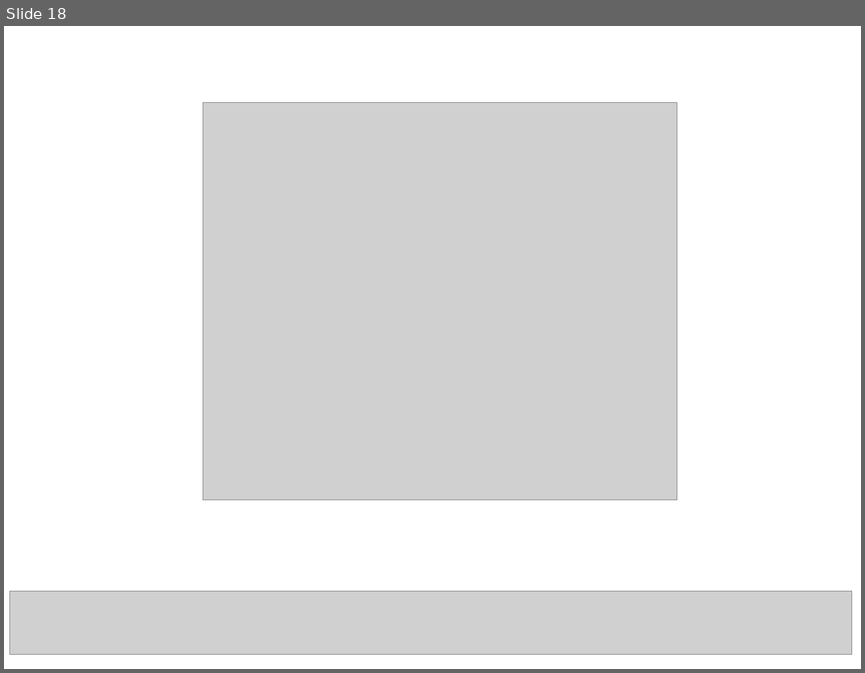
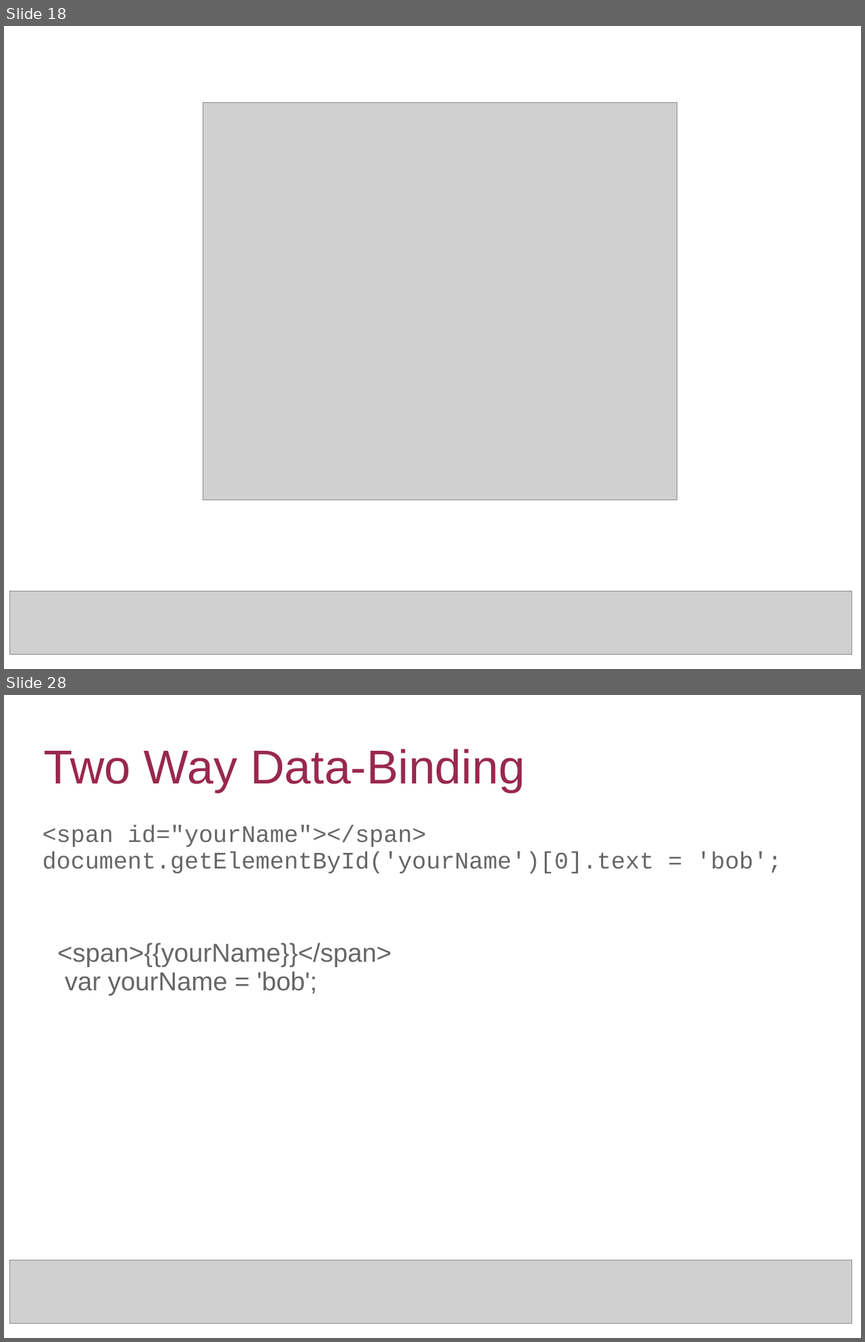
Before and after one commit to becevka/amigo, a slide deck: amigo.ppt. Shown one above the other, each under a label of ours: slide 18 before the commit, slides 18 and 28 after it; the slides between them are not shown. The pictures are 865x673 and 865x1342 pixels, drawn with LibreOffice and Linux fonts; fonts in the diff are those of the drawing; grey boxes stand for pictures. Boxes give left, top, right and bottom in pixels: in the first picture for what was removed or moved away, otherwise in the second. Text is boxed around its words. In the diff, an @@ line names an element or a change of style, - is before the commit and + after.

```diff
--- a/amigo.ppt
+++ b/amigo.ppt
@@ slide 28 added at [4, 695, 861, 1338], background #FFFFFF @@
@@ title added at [43, 749, 525, 792], 44 pt, text #99284C @@
+Two Way Data-Binding
@@ text added at [42, 826, 781, 873], 22 pt, text #666666 @@
+<span id="yourName"></span>
+document.getElementById('yourName')[0].text = 'bob';
@@ text added at [58, 943, 392, 996], 24 pt, text #666666 @@
+<span>{{yourName}}</span>
+var yourName = 'bob';
@@ picture added at [10, 1259, 852, 1323] @@
```
Also in this commit, not shown: 17 slides changed, 17 other slides added, 2 other files.
